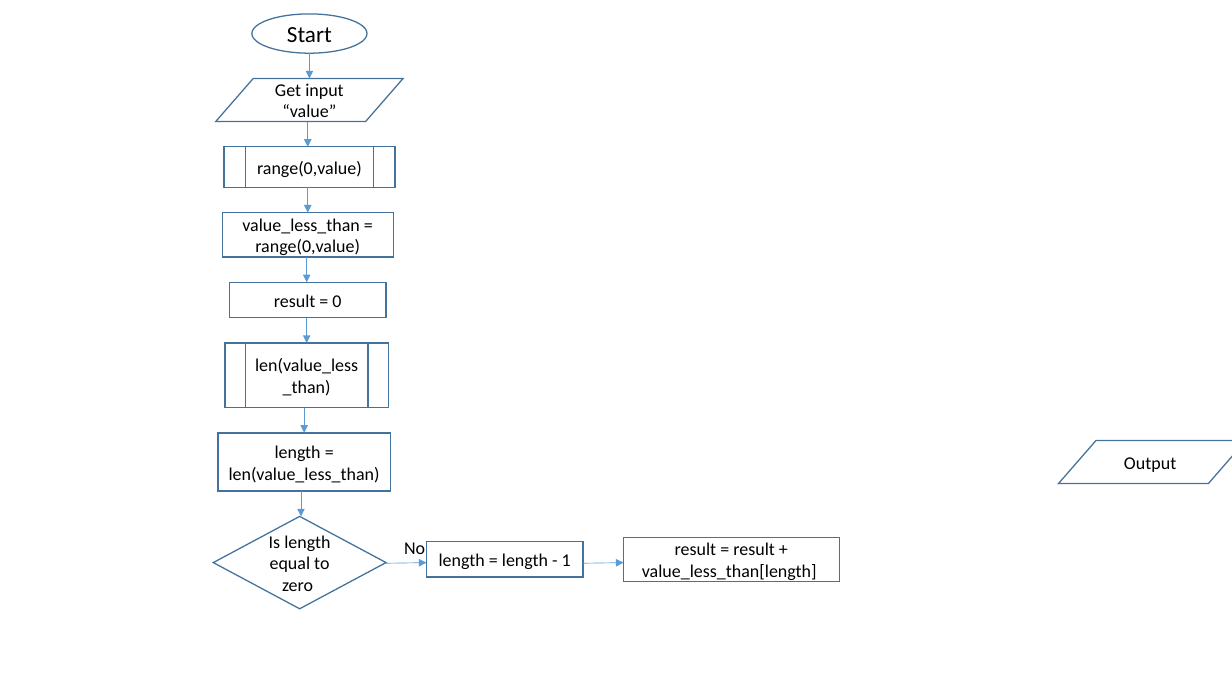
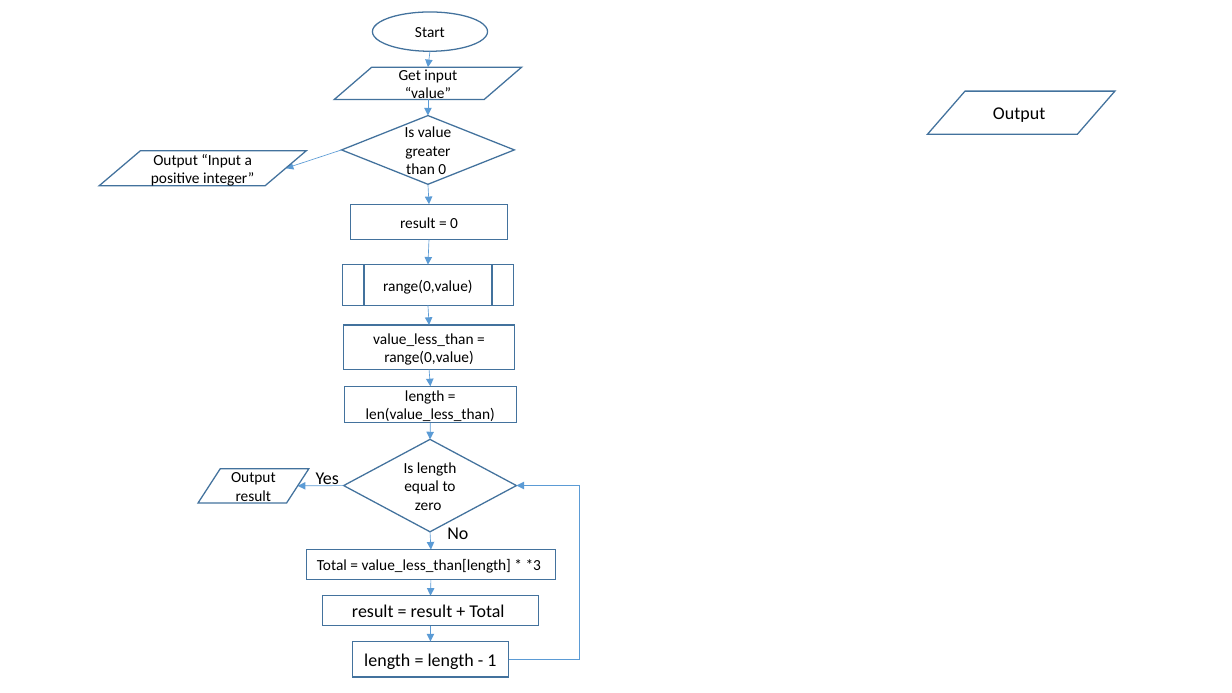
Before and after one commit to georgeuwagbale/georgeCSC102, a slide deck: slide 5 of George_Uwagbale_flowchart.pptx. Drawn at 1232x693 pixels with LibreOffice and Linux fonts; fonts in the diff are those of the drawing. Boxes give left, top, right and bottom in pixels: in the first picture for what was removed or moved away, otherwise in the second. Text is boxed around its words. In the diff, an @@ line names an element or a change of style, - is before the commit and + after.

```diff
--- a/George_Uwagbale_flowchart.pptx
+++ b/George_Uwagbale_flowchart.pptx
@@ ellipse "Start": place and size @@
-ellipse "Start" at (252,14,368,53)
+ellipse "Start" at (372,12,488,51)
@@ ellipse "Start" at (372,12,488,51): size 18 to 12 pt @@
@@ arrow moved from (310, 54) - (310, 79) to (430, 51) - (428, 67) @@
@@ flow chart input output "Get input “value”": place and size @@
-flow chart input output "Get input “value”" at (216,79,404,122)
+flow chart input output "Get input “value”" at (335,67,522,100)
@@ diamond added at (342,116,515,184), fill #FFFFFF, outline #43739E 1 pt, 12 pt, text #000000 @@
+Is value greater than 0
@@ arrow moved from (308, 122) - (308, 147) to (428, 100) - (428, 116) @@
@@ flow chart input output "Output": place and size @@
-flow chart input output "Output" at (1059,441,1232,484)
+flow chart input output "Output" at (928,91,1116,135)
@@ flow chart input output added at (99,151,306,186), fill #FFFFFF, outline #43739E 1 pt, 12 pt, text #000000 @@
+Output “Input a positive integer”
@@ arrow added from (342, 150) to (286, 168), #5B9BD5 0.5 pt @@
@@ rectangle "result = 0": place and size @@
-rectangle "result = 0" at (229,282,385,317)
+rectangle "result = 0" at (351,204,507,239)
@@ arrow moved from (308, 188) - (308, 213) to (428, 184) - (429, 204) @@
@@ arrow added from (429, 239) to (428, 264), #5B9BD5 0.5 pt @@
@@ size 14 to 12 pt in 6 elements at (335,67,522,100), (345,386,517,422), (351,204,507,239), (344,440,517,532), (344,325,515,370), (343,264,514,305) @@
@@ flow chart predefined process "range(0,value)": place and size @@
-flow chart predefined process "range(0,value)" at (224,147,395,188)
+flow chart predefined process "range(0,value)" at (343,264,514,305)
@@ rectangle "value_less_than = range(0,value)": place and size @@
-rectangle "value_less_than = range(0,value)" at (223,213,394,257)
+rectangle "value_less_than = range(0,value)" at (344,325,515,370)
@@ arrow moved from (307, 257) - (307, 282) to (428, 305) - (429, 325) @@
@@ flow chart predefined process removed at (226,343,389,408) @@
-len(value_less_than)
@@ rectangle "length = len(value_less_than)": place and size @@
-rectangle "length = len(value_less_than)" at (218,433,390,491)
+rectangle "length = len(value_less_than)" at (345,386,517,422)
@@ arrow moved from (304, 408) - (304, 433) to (429, 370) - (431, 386) @@
@@ diamond "Is length equal to zero": place and size @@
-diamond "Is length equal to zero" at (213,517,386,609)
+diamond "Is length equal to zero" at (344,440,517,532)
@@ arrow moved from (307, 318) - (307, 343) to (431, 422) - (430, 440) @@
@@ flow chart input output added at (198,469,309,503), fill #FFFFFF, outline #43739E 1 pt, 12 pt, text #000000 @@
+Output result
@@ text added at (316,472,339,486), 14 pt, text #000000 @@
+Yes
@@ arrow moved from (301, 492) - (301, 517) to (344, 486) - (298, 486) @@
@@ elbow arrow added from (509, 660) to (517, 486), #5B9BD5 0.5 pt @@
@@ arrow moved from (583, 564) - (624, 563) to (430, 532) - (431, 550) @@
@@ text "No": place and size @@
-text "No" at (404,542,425,554)
+text "No" at (447,527,468,539)
@@ rectangle added at (307,550,556,580), fill #FFFFFF, outline #43739E 1 pt, 12 pt, text #000000 @@
+Total = value_less_than[length] * *3
@@ rectangle "result = result + Total": place and size @@
-rectangle "result = result + Total" at (624,538,839,581)
+rectangle "result = result + Total" at (323,596,538,627)
@@ arrow moved from (386, 564) - (427, 563) to (431, 579) - (431, 596) @@
@@ text in rectangle at (352,604,504,617): text changed @@
-result = result + value_less_than[length]
+result = result + Total
@@ arrow added from (431, 626) to (431, 641), #5B9BD5 0.5 pt @@
@@ rectangle "length = length - 1": place and size @@
-rectangle "length = length - 1" at (427,542,583,577)
+rectangle "length = length - 1" at (352,641,508,677)
```
Also in this commit, not shown: 3 other files.
